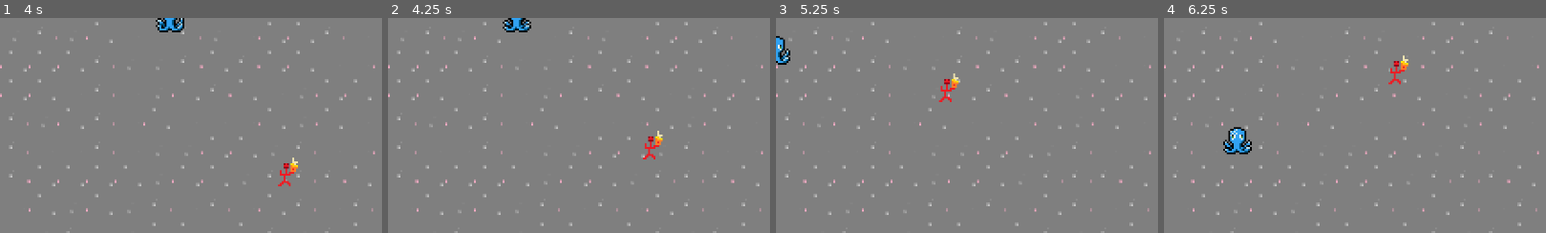
Above: before the commit, frames 1-4 (left to right).
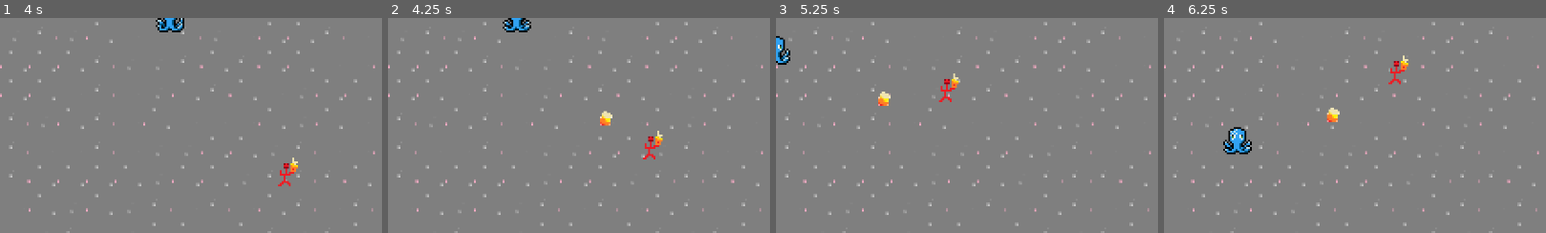
Above: after the commit, the same moments.

Repository: LD-Summoning/Game
Game: Godot game, scene res://scenes/main_scene.tscn
Same seed, same stepped clock (60 frames per second), same inputs: the game is played once before the commit and once after it.
Inputs:
- Up to frame 1 (4 s): tap Enter at 0.5 s; hold Right (right) 0.53-1.28 s; hold S (down) 1.28-2.03 s; hold Right (right) 2.03-2.78 s; hold W (up) 2.78-3.53 s; hold Left (left) from 3.53 s (still down)
- Up to frame 2 (4.25 s): keep holding Left (left)
- Up to frame 3 (5.25 s): release Left (left) at 5.03 s; hold S (down) from 5.03 s (still down)
- Up to frame 4 (6.25 s): release S (down) at 5.78 s; hold Right (right) from 5.78 s (still down)
The pictures show only the part of the screen within x 0-50%, y 0-50%; the shares and areas given below are measured in that part.

Frame 1 is identical in both runs. In frame 2, 0.2% of the frame differs, in the area x 55-59%, y 43-51%; in frame 3, 0.2%; in frame 4, 0.2%, in the area x 42-46%, y 41-49%.

Commit message:
fireball

Diff:
--- a/enemy/fire_imp/fire_imp.gd
+++ b/enemy/fire_imp/fire_imp.gd
@@ -4,6 +4,8 @@
 @export var speed = 100
 @onready var player = get_parent().get_node("Player")
 @onready var cast_timer = get_node("CastTimer")
+@onready var fireball_scene = preload("res://scenes/fireball.tscn")
+@onready var fireball_parent = get_parent().get_node("Fireballs")
 
 var can_cast = true
 
@@ -18,9 +20,17 @@
 		move_and_collide(direction * speed * delta)
 	elif can_cast:
 		cast_timer.start()
-		# todo: cast
+		cast_fireball()
 		can_cast = false
 
 
+func cast_fireball():
+	var fireball = fireball_scene.instantiate()
+	fireball.position = position
+	var direction = (player.position + player.velocity * 0.5 - position).normalized()
+
+	fireball.velocity = direction * 300
+	fireball_parent.add_child(fireball)
+
 func _on_cast_timer_timeout():
 	can_cast = true
--- /dev/null
+++ b/enemy/fireball/fireball.gd
@@ -0,0 +1,10 @@
+extends Node2D
+
+
+@export var velocity = Vector2(0, 0)
+@export var damage = 1
+
+
+# Called every frame. 'delta' is the elapsed time since the previous frame.
+func _process(delta):
+	position += velocity * delta
--- /dev/null
+++ b/scenes/fireball.tscn
@@ -0,0 +1,17 @@
+[gd_scene load_steps=4 format=3 uid="uid://3iql62g3vw3m"]
+
+[ext_resource type="Texture2D" uid="uid://cab546vm3aqjx" path="res://enemy/fireball/fireball.png" id="1_3qka6"]
+[ext_resource type="Script" path="res://enemy/fireball/fireball.gd" id="1_xwl2a"]
+
+[sub_resource type="RectangleShape2D" id="RectangleShape2D_qhq8y"]
+size = Vector2(7, 8)
+
+[node name="Fireball" type="Area2D"]
+script = ExtResource("1_xwl2a")
+
+[node name="Sprite2D" type="Sprite2D" parent="."]
+texture = ExtResource("1_3qka6")
+
+[node name="CollisionShape2D" type="CollisionShape2D" parent="."]
+position = Vector2(0.5, 0)
+shape = SubResource("RectangleShape2D_qhq8y")
--- a/scenes/main_scene.tscn
+++ b/scenes/main_scene.tscn
@@ -12,3 +12,5 @@
 
 [node name="FireImp" parent="." instance=ExtResource("3_3blq3")]
 position = Vector2(400, 400)
+
+[node name="Fireballs" type="Node" parent="."]
Binary file added: enemy/fireball/fireball.png
Not shown, added: enemy/fireball/fireball.png.import
Not shown: 1 places in scenes/main_scene.tscn that only renumber resources
